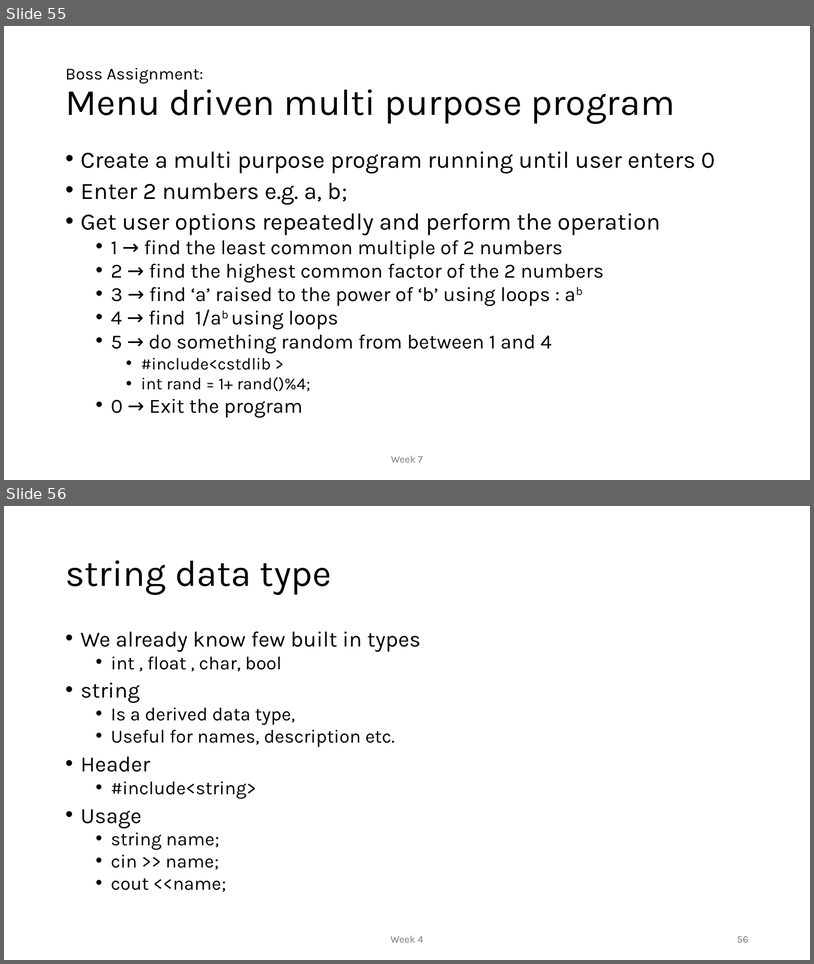
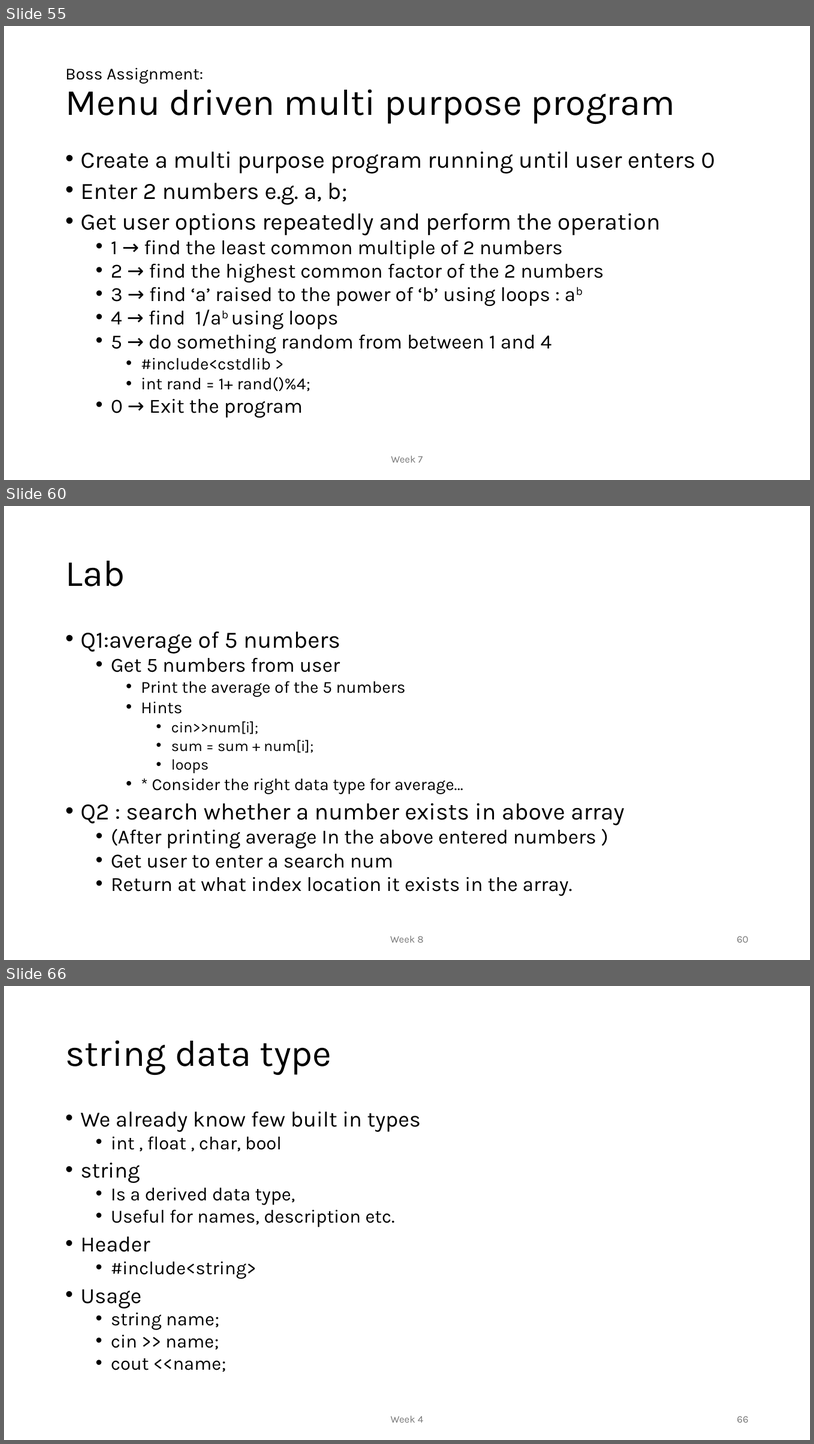
Before and after one commit to MoklaEducation/ems_fall_2025_cpp101, a slide deck: all/Intro to Programming_all.pptx. Shown one above the other, each under a label of ours: slides 55 and 56 before the commit, slides 55, 60 and 66 after it; the slides between them are not shown. The pictures are 814x964 and 814x1444 pixels, drawn with LibreOffice and Linux fonts; fonts in the diff are those of the drawing. Boxes give left, top, right and bottom in pixels: in the first picture for what was removed or moved away, otherwise in the second. Text is boxed around its words. In the diff, an @@ line names an element or a change of style, - is before the commit and + after.

Commit message:
Week 8

```diff
--- a/all/Intro to Programming_all.pptx
+++ b/all/Intro to Programming_all.pptx
@@ slide 60 added at [4, 506, 810, 960], background #FFFFFF @@
@@ title added at [65, 561, 125, 586], 44 pt, text #000000 @@
+Lab
@@ text added at [81, 631, 625, 896], 24 pt, text #000000 @@
+• Q1:average of 5 numbers
+  • Get 5 numbers from user
+    • Print the average of the 5 numbers
+    • Hints
+      • cin>>num[i];
+      • sum = sum + num[i];
+      • loops
+    • * Consider the right data type for average…
+• Q2 : search whether a number exists in above array
+  • (After printing average In the above entered numbers )
+  • Get user to enter a search num
+  • Return at what index location it exists in the array.
@@ text added at [390, 935, 423, 942], 12 pt, text #797979 @@
+Week 8
@@ page number added at [737, 936, 749, 942], 12 pt, text #797979 @@
+60
@@ what was slide 56 is now slide 66 @@
@@ page number at [737, 1416, 749, 1422]: text changed @@
-56
+66
```
Also in this commit, not shown: 9 other slides added, 1 other file.
